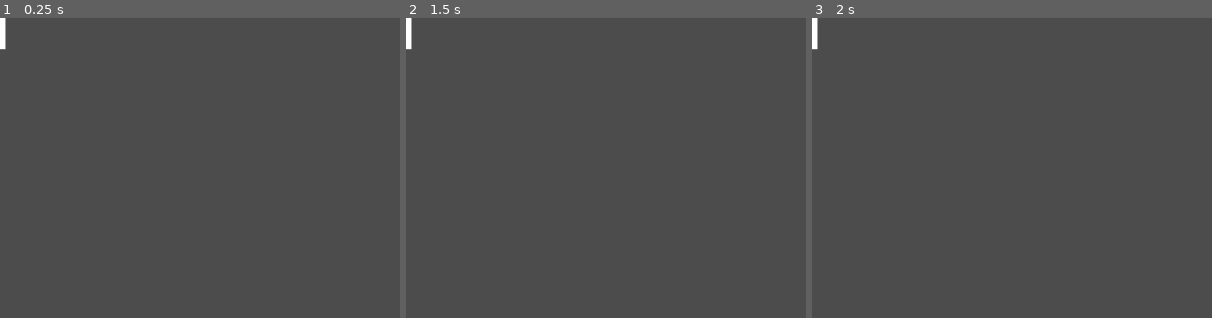
Above: before the commit, frames 1-3 (left to right).
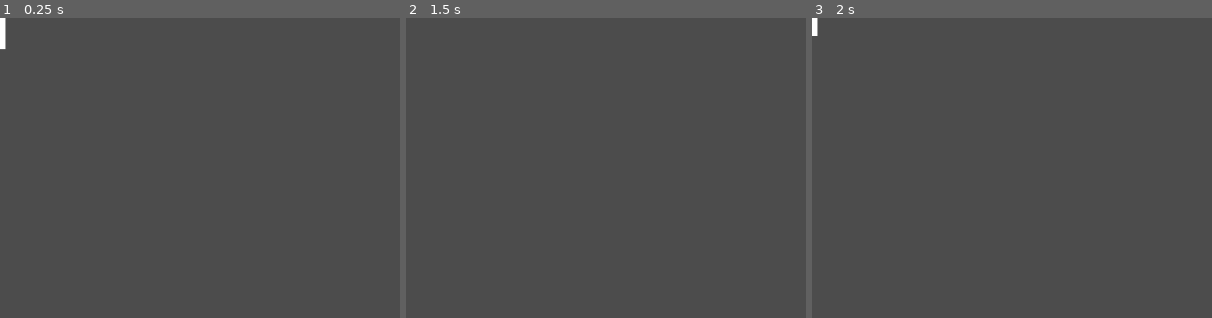
Above: after the commit, the same moments.

Repository: allangrds/godot-pong
Game: Godot game, scene res://entities/Racket/Racket.tscn
Same seed, same stepped clock (60 frames per second), same inputs: the game is played once before the commit and once after it. The project has no main scene, so this scene is started directly.
Inputs:
- Up to frame 1 (0.25 s): no input
- Up to frame 2 (1.5 s): tap Enter at 0.5 s; hold Up (ui_up) 0.53-1.28 s; tap Space at 1.25 s; hold Down (ui_down) from 1.28 s (still down)
- Up to frame 3 (2 s): keep holding Down (ui_down)
The pictures show only the part of the screen within x 0-50%, y 0-50%; the shares and areas given below are measured in that part.
In our replay, the window is 800x600 before the commit and 800x390 after it. These sizes can differ from the game's own. Grey fills any space a smaller window leaves; there, only what the larger window draws over its background counts as a difference.

The runs differ from the first frame. In frame 2, 0.2% of the frame differs, in the area x 0-2%, y 0-11%; in frame 3, less than 0.1%.

Commit message:
feat(field): add walls and goals

Diff:
--- /dev/null
+++ b/entities/Racket/PlayerInput.gd
@@ -0,0 +1,27 @@
+extends Node
+
+class_name PlayerInputComponent
+
+# Declare member variables here. Examples:
+var player
+
+
+# Called when the node enters the scene tree for the first time.
+func _ready():
+  player = get_parent()
+  player.connect("update", self, "handle_input")
+
+func handle_input():
+  if not "direct" in player:
+	  return
+
+  player.direct = Vector2()
+
+  if Input.is_action_pressed("ui_up"):
+	  player.direction.y -= 1
+  if Input.is_action_pressed("ui_down"):
+	  player.direction.y += 1
+
+# Called every frame. 'delta' is the elapsed time since the previous frame.
+#func _process(delta):
+#	pass
--- /dev/null
+++ b/entities/Racket/PlayerInputComponent.gd
@@ -0,0 +1,26 @@
+extends Node
+
+class_name PlayerInputComponent
+
+# Declare member variables here. Examples:
+var player
+
+# Called when the node enters the scene tree for the first time.
+func _ready():
+  player = get_parent()
+  player.connect("update", self, "handle_input")
+
+func handle_input():
+  if not "direction" in player:
+	  return
+
+  player.direction = Vector2()
+
+  if Input.is_action_pressed("ui_up"):
+	  player.direction.y -= 1
+  if Input.is_action_pressed("ui_down"):
+	  player.direction.y += 1
+
+# Called every frame. 'delta' is the elapsed time since the previous frame.
+#func _process(delta):
+#	pass
--- /dev/null
+++ b/entities/Racket/Racket.gd
@@ -0,0 +1,21 @@
+extends KinematicBody2D
+
+signal update
+
+# Declare member variables here. Examples:
+export var move_speed = 250
+var direction = Vector2()
+
+# Called when the node enters the scene tree for the first time.
+func _ready():
+	pass # Replace with function body.
+
+
+# Called every frame. 'delta' is the elapsed time since the previous frame.
+func _process(delta):
+	emit_signal("update")
+
+func _physics_process(delta):
+	if direction.length() > 0:
+		direction = direction.normalized() * move_speed
+		move_and_collide(direction * delta)
--- a/entities/Racket/Racket.tscn
+++ b/entities/Racket/Racket.tscn
@@ -1,14 +1,20 @@
-[gd_scene load_steps=3 format=2]
+[gd_scene load_steps=5 format=2]
 
 [ext_resource path="res://entities/Racket/Racket.png" type="Texture" id=1]
+[ext_resource path="res://entities/Racket/PlayerInputComponent.gd" type="Script" id=2]
+[ext_resource path="res://entities/Racket/Racket.gd" type="Script" id=3]
 
 [sub_resource type="RectangleShape2D" id=1]
 extents = Vector2( 7.5, 40.275 )
 
 [node name="Racket" type="KinematicBody2D"]
+script = ExtResource( 3 )
 
 [node name="CollisionShape2D" type="CollisionShape2D" parent="."]
 shape = SubResource( 1 )
 
 [node name="Sprite" type="Sprite" parent="."]
 texture = ExtResource( 1 )
+
+[node name="PlayerInputComponent" type="Node" parent="."]
+script = ExtResource( 2 )
--- a/project.godot
+++ b/project.godot
@@ -8,9 +8,14 @@
 
 config_version=4
 
-_global_script_classes=[  ]
+_global_script_classes=[ {
+"base": "Node",
+"class": "PlayerInputComponent",
+"language": "GDScript",
+"path": "res://entities/Racket/PlayerInputComponent.gd"
+} ]
 _global_script_class_icons={
-
+"PlayerInputComponent": ""
 }
 
 [application]
@@ -20,7 +25,7 @@
 
 [display]
 
-window/size/height=768
+window/size/height=500
 window/size/resizable=false
 
 [rendering]
--- /dev/null
+++ b/scenes/field/Field.tscn
@@ -0,0 +1,39 @@
+[gd_scene load_steps=4 format=2]
+
+[ext_resource path="res://scenes/field/Field.png" type="Texture" id=1]
+
+[sub_resource type="RectangleShape2D" id=1]
+extents = Vector2( 512, 10 )
+
+[sub_resource type="RectangleShape2D" id=2]
+extents = Vector2( 10, 256 )
+
+[node name="Field" type="Node2D"]
+
+[node name="WallTop" type="StaticBody2D" parent="."]
+position = Vector2( 512, -10 )
+
+[node name="CollisionShape2D" type="CollisionShape2D" parent="WallTop"]
+shape = SubResource( 1 )
+
+[node name="WallDown" type="StaticBody2D" parent="."]
+position = Vector2( 512, 510 )
+
+[node name="CollisionShape2D" type="CollisionShape2D" parent="WallDown"]
+shape = SubResource( 1 )
+
+[node name="GoalLeft" type="Area2D" parent="."]
+position = Vector2( -10, 256 )
+
+[node name="CollisionShape2D" type="CollisionShape2D" parent="GoalLeft"]
+shape = SubResource( 2 )
+
+[node name="GoalRight" type="Area2D" parent="."]
+position = Vector2( 1034, 256 )
+
+[node name="CollisionShape2D" type="CollisionShape2D" parent="GoalRight"]
+shape = SubResource( 2 )
+
+[node name="Sprite" type="Sprite" parent="."]
+position = Vector2( 512, 256 )
+texture = ExtResource( 1 )
Binary file added: scenes/field/Field.png
Not shown, added: scenes/field/Field.png.import
